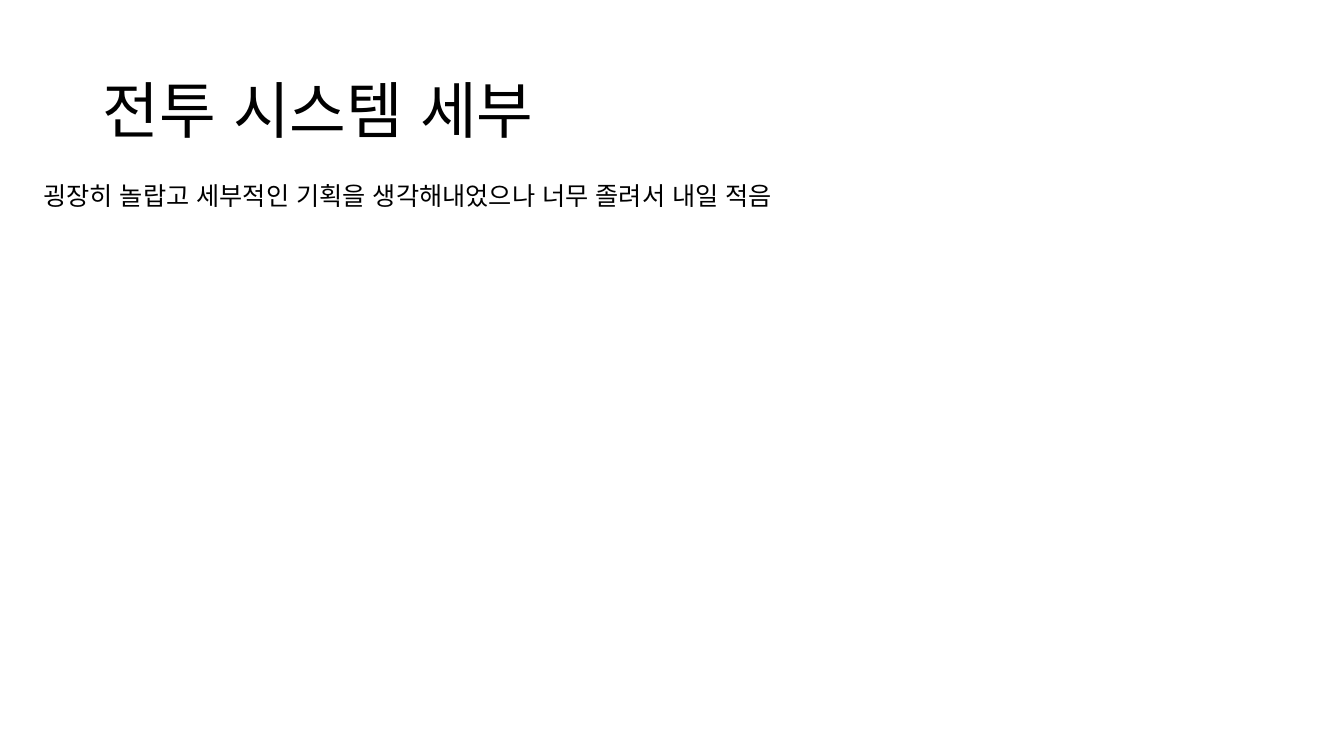
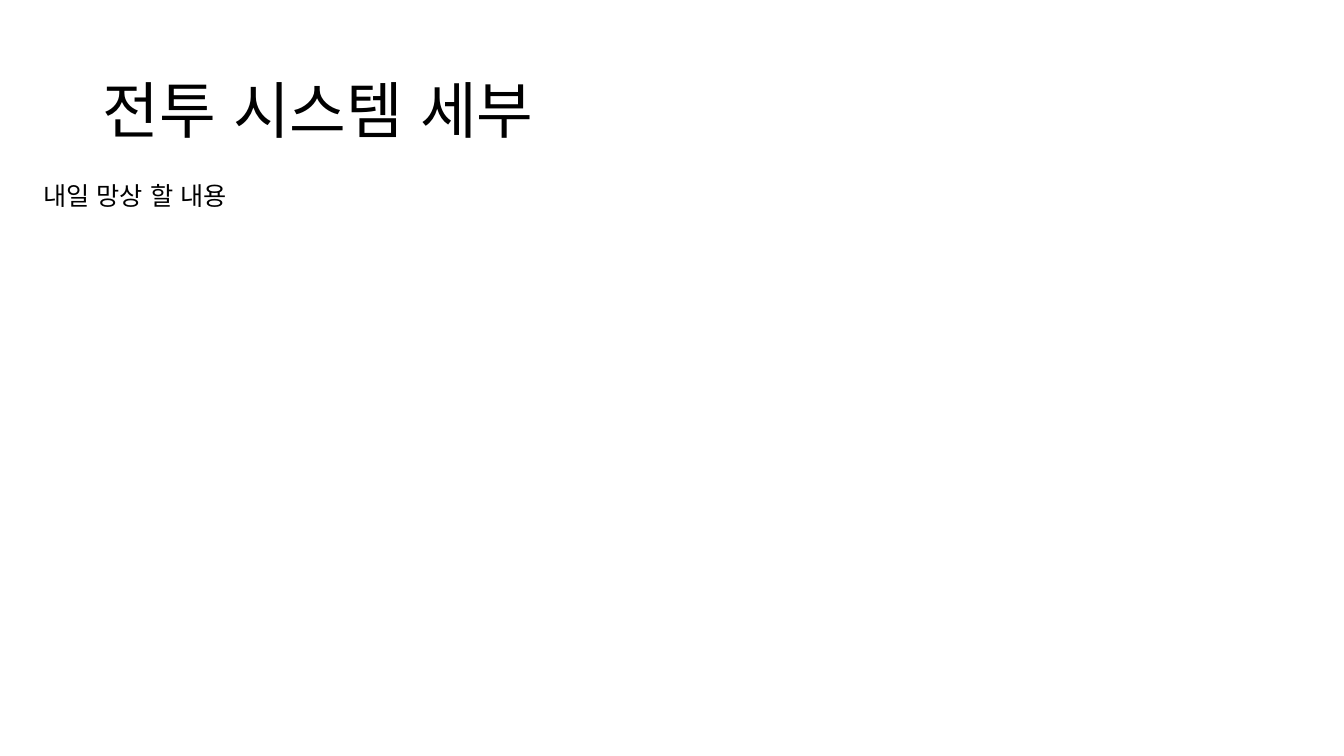
Before and after one commit to Noanswers/ProjectBono, a slide deck: slide 28 of 메인 기획서.pptx (slide 9 before the commit). Drawn at 1344x756 pixels with LibreOffice and Linux fonts; fonts in the diff are those of the drawing; background and template pictures are left out. Boxes give left, top, right and bottom in pixels: in the first picture for what was removed or moved away, otherwise in the second. Text is boxed around its words. In the diff, an @@ line names an element or a change of style, - is before the commit and + after.

Commit message:
Editorconfig, 메인 기획서

```diff
--- a/메인 기획서.pptx
+++ b/메인 기획서.pptx
@@ text at (43,184,226,207): text changed @@
-굉장히 놀랍고 세부적인 기획을 생각해내었으나 너무 졸려서 내일 적음
+내일 망상 할 내용
```
Also in this commit, not shown: 1 other slide changed, 19 slides added, 1 other file.
